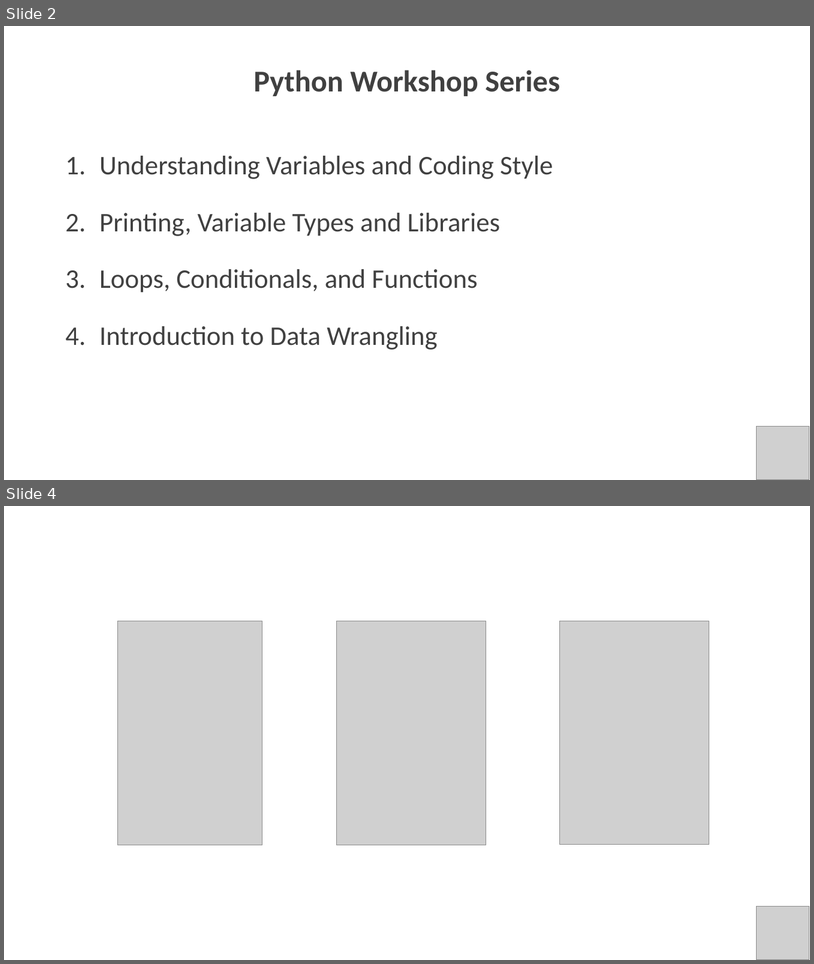
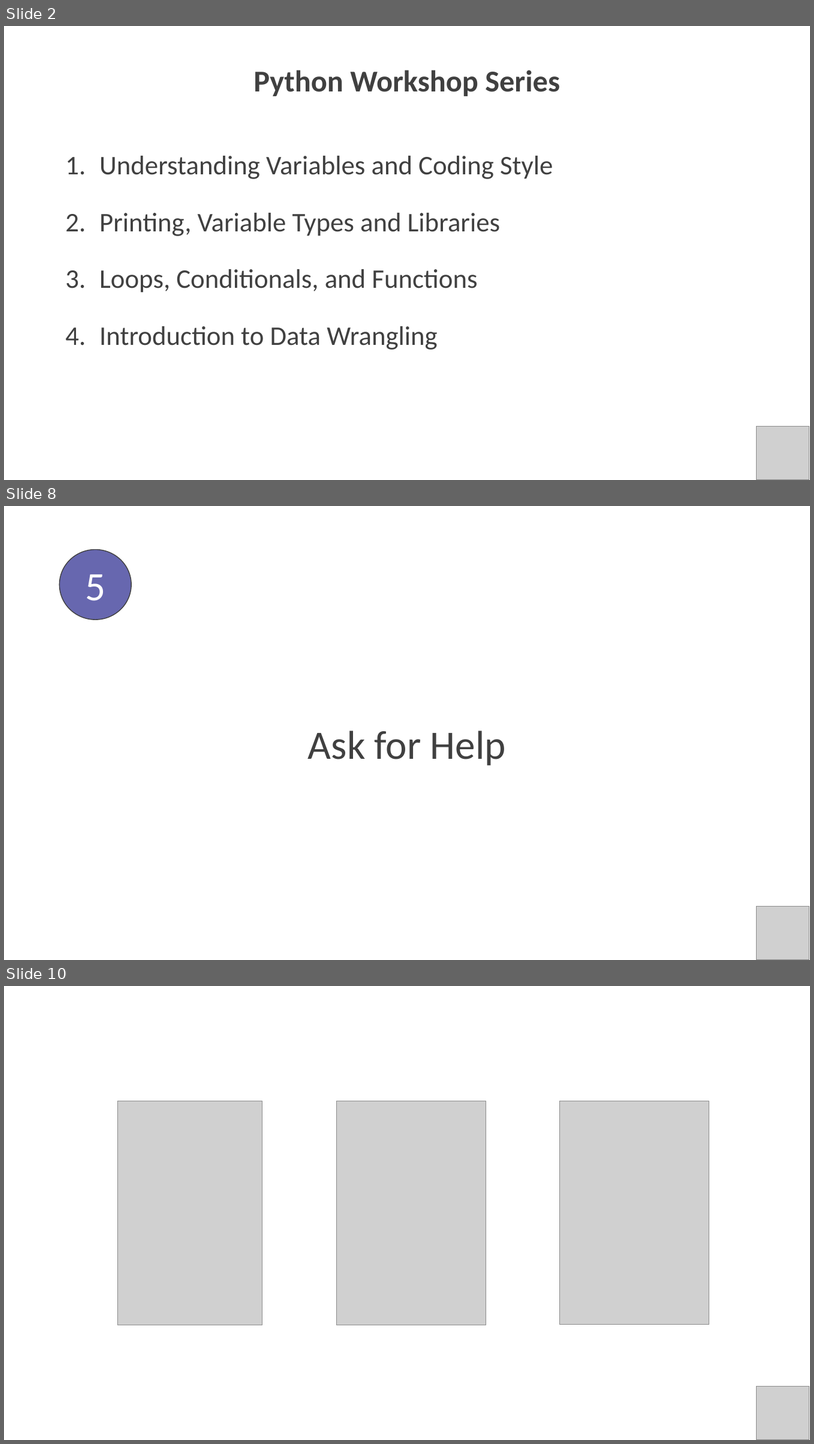
Before and after one commit to PracticumAI/python, a slide deck: presentations/01_intro_to_python.pptx. Shown one above the other, each under a label of ours: slides 2 and 4 before the commit, slides 2, 8 and 10 after it; the slides between them are not shown. The pictures are 814x964 and 814x1444 pixels, drawn with LibreOffice and Linux fonts; fonts in the diff are those of the drawing; grey boxes stand for pictures. Boxes give left, top, right and bottom in pixels: in the first picture for what was removed or moved away, otherwise in the second. Text is boxed around its words. In the diff, an @@ line names an element or a change of style, - is before the commit and + after.

```diff
--- a/presentations/01_intro_to_python.pptx
+++ b/presentations/01_intro_to_python.pptx
@@ slide 8 added at (4, 506, 810, 960), background #FFFFFF @@
@@ ellipse added at (60, 550, 132, 620), fill #6767AF, outline #404040 1 pt, 48 pt, text #FFFFFF @@
+5
@@ text added at (308, 730, 506, 765), 48 pt, text #404040 @@
+Ask for Help
@@ picture added at (756, 906, 810, 960) @@
@@ what was slide 4 is now slide 10 @@
```
Also in this commit, not shown: 6 other slides added, 1 other file.
